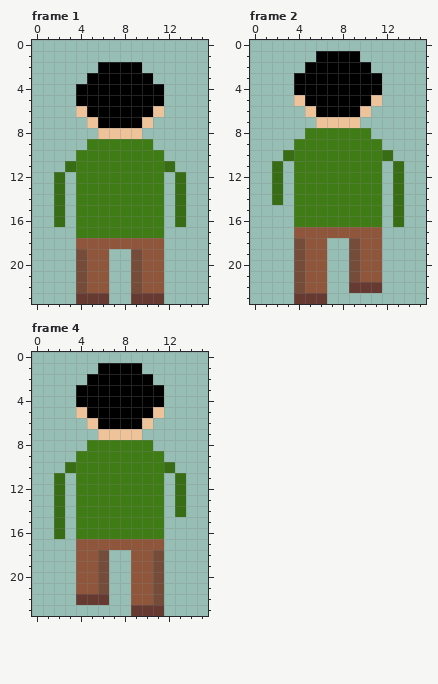
Pixel-art file: art/player_up.aseprite. Above is the file before it was changed.
16x24 pixels, 4 frames. Shown: frame 1, frame 2, frame 4. The commit also changed other frames, which this record leaves out.
And afterwards:
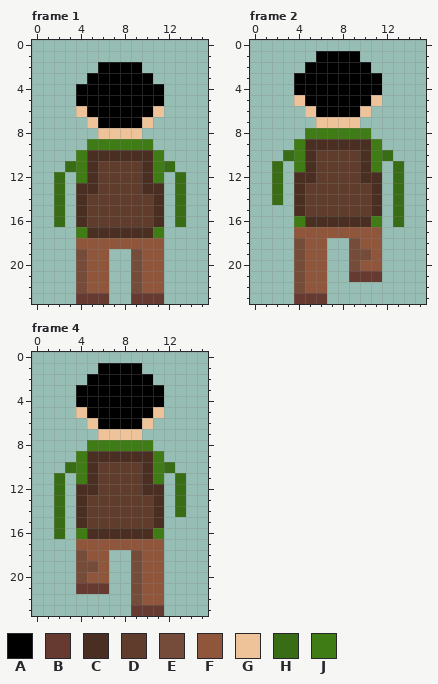
Palette (. is transparent): A #000000  B #663931  C #492e21  D #5f3c2b  E #754c39  F #8f563b  G #eec39a  H #396d15  J #3f7c16
Edits made:
--- frame 1
@@ x 0..15 @@
  9 .....JJJJJJ.....
-10 ....JJJJJJJJ....
-11 ...HJJJJJJJJH...
-12 ..H.JJJJJJJJ.H..
-13 ..H.JJJJJJJJ.H..
-14 ..H.JJJJJJJJ.H..
-15 ..H.JJJJJJJJ.H..
-16 ..H.JJJJJJJJ.H..
-17 ....JJJJJJJJ....
+10 ....JCCCCCCJ....
+11 ...HJCDDDDCJH...
+12 ..H.JCDDDDCJ.H..
+13 ..H.CCDDDDCC.H..
+14 ..H.CDDDDDDC.H..
+15 ..H.CDDDDDDC.H..
+16 ..H.CDDDDDDC.H..
+17 ....JCCCCCCJ....
 18 ....FFFFFFFF....
--- frame 2
@@ x 0..15 @@
  8 .....JJJJJJ.....
- 9 ....JJJJJJJJ....
-10 ...HJJJJJJJJH...
-11 ..H.JJJJJJJJ.H..
-12 ..H.JJJJJJJJ.H..
-13 ..H.JJJJJJJJ.H..
-14 ..H.JJJJJJJJ.H..
-15 ....JJJJJJJJ.H..
-16 ....JJJJJJJJ.H..
+ 9 ....JCCCCCCJ....
+10 ...HJCDDDDCJH...
+11 ..H.JCDDDDCJ.H..
+12 ..H.CCDDDDCC.H..
+13 ..H.CDDDDDDC.H..
+14 ..H.CDDDDDDC.H..
+15 ....CDDDDDDC.H..
+16 ....JCCCCCCJ.H..
 17 ....FFFFFFFF....
 18 ....EFF..EFF....
-19 ....EFF..EFF....
+19 ....EFF..EEF....
 20 ....EFF..EFF....
-21 ....EFF..EFF....
-22 ....EFF..BBB....
+21 ....EFF..BBB....
+22 ....EFF.........
 23 ....BBB.........
--- frame 4
@@ x 0..15 @@
  8 .....JJJJJJ.....
- 9 ....JJJJJJJJ....
-10 ...HJJJJJJJJH...
-11 ..H.JJJJJJJJ.H..
-12 ..H.JJJJJJJJ.H..
-13 ..H.JJJJJJJJ.H..
-14 ..H.JJJJJJJJ.H..
-15 ..H.JJJJJJJJ....
-16 ..H.JJJJJJJJ....
+ 9 ....JCCCCCCJ....
+10 ...HJCDDDDCJH...
+11 ..H.JCDDDDCJ.H..
+12 ..H.CCDDDDCC.H..
+13 ..H.CDDDDDDC.H..
+14 ..H.CDDDDDDC.H..
+15 ..H.CDDDDDDC....
+16 ..H.JCCCCCCJ....
 17 ....FFFFFFFF....
-18 ....FFE..FFE....
-19 ....FFE..FFE....
-20 ....FFE..FFE....
-21 ....FFE..FFE....
-22 ....BBB..FFE....
+18 ....EFF..EFF....
+19 ....EEF..EFF....
+20 ....EFF..EFF....
+21 ....BBB..EFF....
+22 .........EFF....
 23 .........BBB....
Changed places in both pictures, as pixel boxes (x1, y1, x2, y2):
changed: (76, 150, 164, 238)
changed: (294, 139, 382, 293)
changed: (76, 451, 164, 605)
